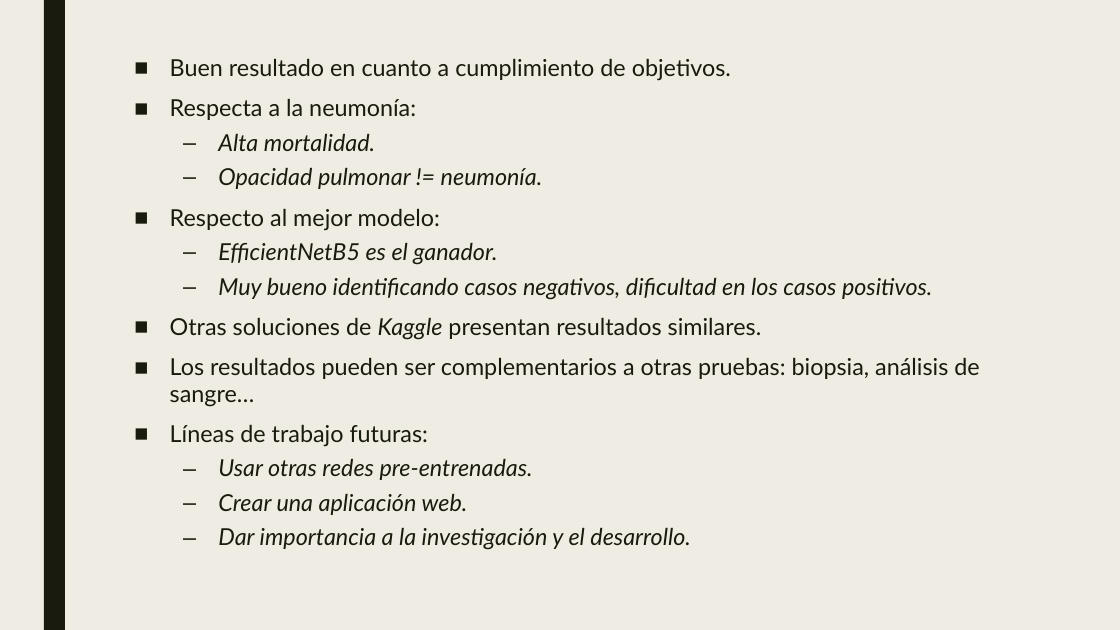
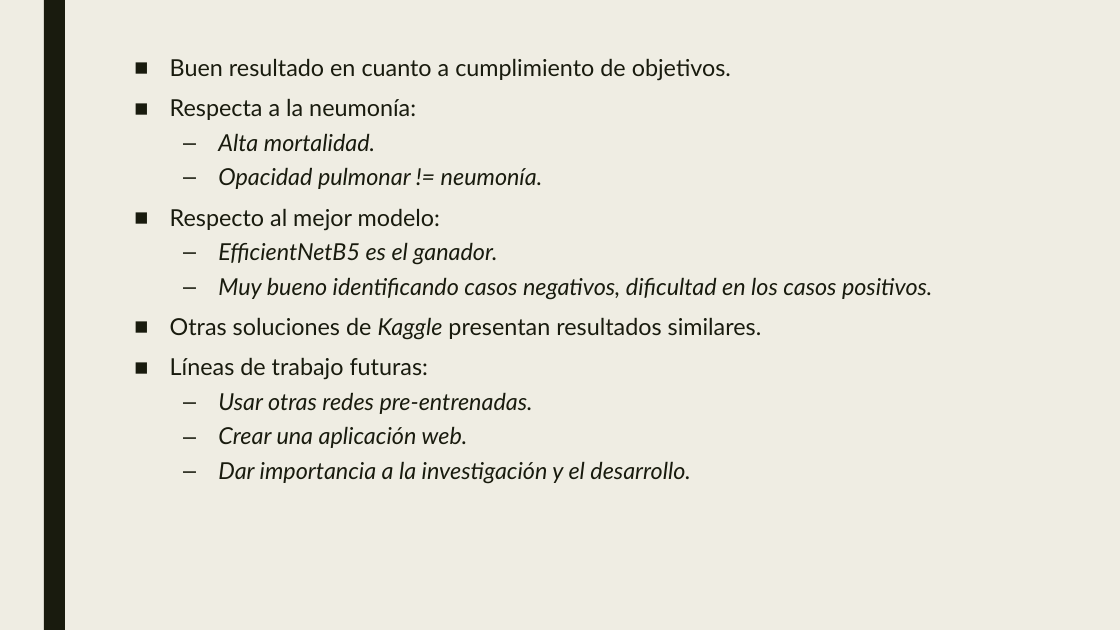
Before and after one commit to mariousm/Pneumonia-Detection, a slide deck: slide 20 of doc/presentacoin1.pptx. Drawn at 1120x630 pixels with LibreOffice and Linux fonts; fonts in the diff are those of the drawing. Boxes give left, top, right and bottom in pixels: in the first picture for what was removed or moved away, otherwise in the second. Text is boxed around its words. In the diff, an @@ line names an element or a change of style, - is before the commit and + after.

```diff
--- a/doc/presentacoin1.pptx
+++ b/doc/presentacoin1.pptx
@@ text at (170,357,979,407): paragraph removed @@
-■ Los resultados pueden ser complementarios a otras pruebas: biopsia, análisis de sangre…
```
Also in this commit, not shown: 6 other slides changed.
